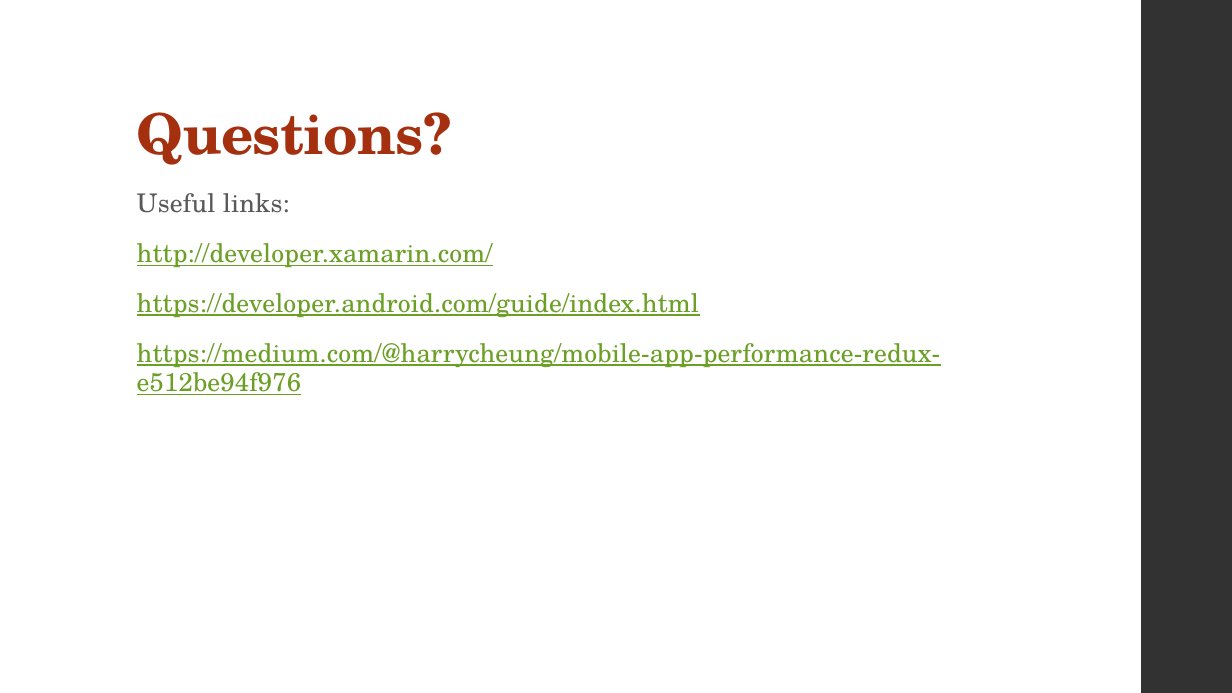
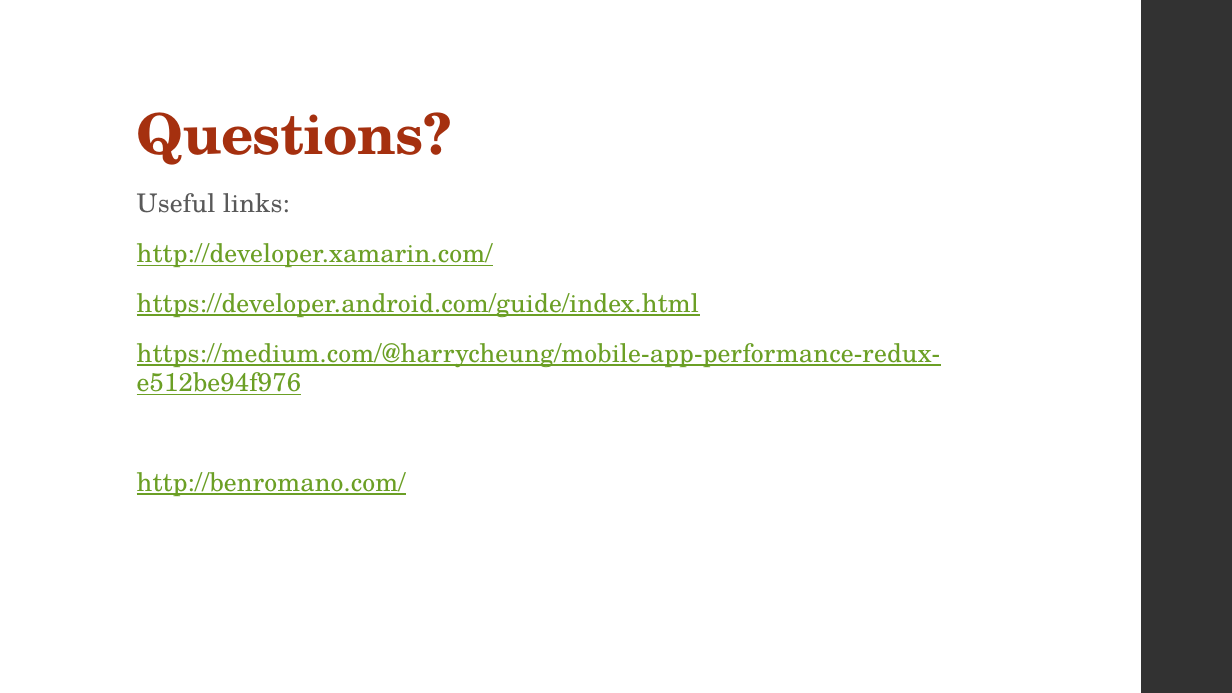
Before and after one commit to benjaminRomano/AndroidPresentationExamples, a slide deck: slide 13 of Intro to Android App Development.pptx. Drawn at 1232x693 pixels with LibreOffice and Linux fonts; fonts in the diff are those of the drawing. Boxes give left, top, right and bottom in pixels: in the first picture for what was removed or moved away, otherwise in the second. Text is boxed around its words. In the diff, an @@ line names an element or a change of style, - is before the commit and + after.

```diff
--- a/Intro to Android App Development.pptx
+++ b/Intro to Android App Development.pptx
@@ text at [137, 472, 406, 497]: paragraph added @@
+http://benromano.com/
```
Also in this commit, not shown: 1 other slide changed.
